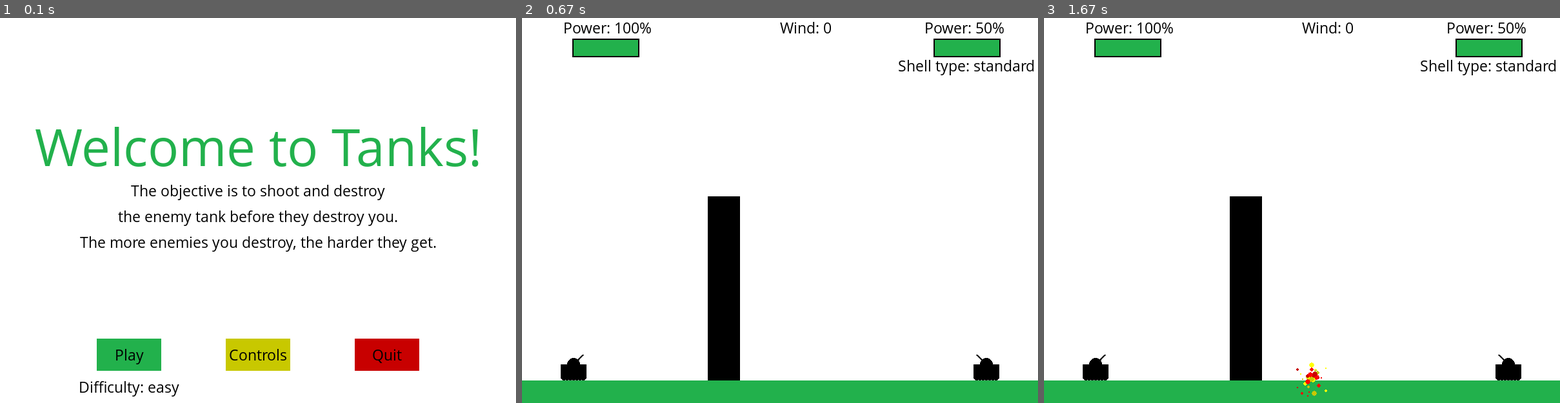
Above: before the commit, frames 1-3 (left to right).
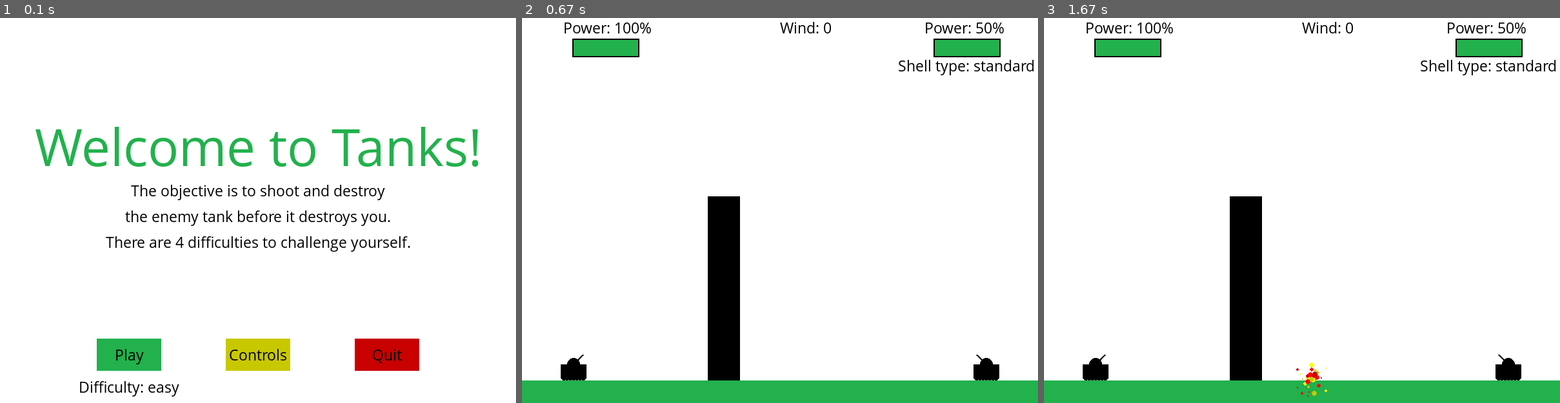
Above: after the commit, the same moments.

Repository: vidim888/Tanks
Game: pygame game, started from PyGame second2.py
Same seed, same stepped clock (60 frames per second), same inputs: the game is played once before the commit and once after it.
Inputs:
- Up to frame 1 (0.1 s): no input
- Up to frame 2 (0.67 s): click "Play" at 0.38 s
- Up to frame 3 (1.67 s): tap Space at 0.67 s

The runs differ from the first frame. In frame 1, 1.7% of the frame differs, in the area x 15-85%, y 50-61%; in frame 2, nothing differs; in frame 3, nothing differs.

Commit message:
Comments deleting and changing messages.
Deleted all comments from the code and made messages more correct and
informational.

Diff:
--- a/PyGame second2.py
+++ b/PyGame second2.py
@@ -16,15 +16,13 @@
 standard = FireShell(1, 50, [1, 5], 50, 5, 10, "standard")
 sniper = FireShell(3, 4, [10, 20], 20, 2, 150, "sniper")
 high_explosive = FireShell(0.5, 25, [3, 7], 70, 7, 5, "high-explosive")
-splinter = FireShell(3, 300, [3, 7], 30, 3, 30, "splinter")
+splinter = FireShell(3, 300, [1, 7], 30, 3, 30, "splinter")
 shell_list = [standard, sniper, high_explosive, splinter]
 pygame.init()
 display_width = 800
 display_height = 600
 gameDisplay = pygame.display.set_mode((display_width, display_height))
 pygame.display.set_caption('Tanks')
-# icon = pygame.image.load("apple.png")
-# pygame.display.set_icon(icon)
 white = (255, 255, 255)
 grey = (170, 170, 170)
 black = (0, 0, 0)
@@ -50,8 +48,6 @@
 smallfont = pygame.font.SysFont("comicsansms", 25)
 medfont = pygame.font.SysFont("comicsansms", 50)
 largefont = pygame.font.SysFont("comicsansms", 85)
-# img = pygame.image.load('snakehead.png')
-# appleimg = pygame.image.load('apple.png')
 def score(score):
     text = smallfont.render("Score: "+str(score), True, black)
     gameDisplay.blit(text, [0,0])
@@ -83,9 +79,11 @@
         gameDisplay.fill(white)
         message_to_screen("Controls", green, -100, "large")
         message_to_screen("Fire: Spacebar", black, -30)
-        message_to_screen("Move Turret: Up and Down arrows", black, 10)
-        message_to_screen("Move Tank: Left and Right arrows", black, 50)
-        message_to_screen("Pause: P", black, 90)
+        message_to_screen("Move Turret: Up and Down arrows", black, 0)
+        message_to_screen("Move Tank: Left and Right arrows", black, 30)
+        message_to_screen("Change Power: W and S", black, 60)
+        message_to_screen("Change Fire Shell type: A and D", black, 90)
+        message_to_screen("Pause: P", black, 120)
         button("Play", 150, 500, 100, 50, green, light_green, "play")
         button("Main", 350, 500, 100, 50, yellow, light_yellow, "main")
         button("Quit", 550, 500, 100, 50, red, light_red, "quit")
@@ -147,13 +145,11 @@
         gameDisplay.fill(white)
         message_to_screen("Welcome to Tanks!", green, -100, "large")
         message_to_screen("The objective is to shoot and destroy", black, -30)
-        message_to_screen("the enemy tank before they destroy you.", black, 10)
-        message_to_screen("The more enemies you destroy, the harder they get.", black, 50)
-        # message_to_screen("Press C to play, P to pause or Q to quit",black,180)
+        message_to_screen("the enemy tank before it destroys you.", black, 10)
+        message_to_screen("There are 4 difficulties to challenge yourself.", black, 50)
         button("Play", 150, 500, 100, 50, green, light_green, "play", x)
         button("Controls", 350, 500, 100, 50, yellow, light_yellow, "controls", x)
         button("Quit", 550, 500, 100, 50, red, light_red, "quit", x)
-        # x = button("Difficulty: "+difficulty[x % 4], 100, 550, 200, 50, white, grey, "difficulty", x)
         textSurface, textRect = text_objects("Difficulty: "+difficulty[x % 4], black)
         x = button("Difficulty: "+difficulty[x % 4], 190-textRect[2]/2, 550, textRect[2]+20, 50, white, grey, "difficulty", x)
         pygame.display.update()
@@ -217,8 +213,6 @@
     turPosY = tankHeight*math.cos(angle)
     turPosX = tankHeight*math.sin(angle)
     shellPos = [x + turPosX, tankY - turPosY]
-    # yo = shellPos[1]
-    # xo = shellPos[0]
     dt = 0.1
     t = dt
     power_x = fire_power*math.sin(angle)
@@ -237,7 +231,6 @@
         check_x2 = shellPos[0] <= xlocation + barrier_width
         check_y1 = shellPos[1] >= display_height - randomHeight
         check_y2 = shellPos[1] <= display_height
-            # if shellPos[0] < 0 or shellPos[0] > 800 or shellPos[1] > 600 or shellPos[1] < -5000:
         if check_x1 and check_x2 and check_y1 and check_y2:
             if draw:
                 player_health, enemy_health = explosion(shellPos[0], shellPos[1], mainTankX, enemyTankX, player_health, enemy_health, shell_type)
@@ -257,7 +250,6 @@
                 enemy_health -= shell_type.hit_damage
                 return player_health, enemy_health
         if shellPos[1] > display_height - ground_height:
-            # hit_x = xo + power_x*((power_y+(power_y**2 + 2*a*(turPosY + display_height - ground_height - yo))**0.5)/a)
             hit_x = shellPos[0]
             hit_y = display_height - ground_height - 2
             if not draw:
@@ -354,7 +346,6 @@
         draw_everything(fire_power, enemy_power, wind, player_health, enemy_health, mainTankX, turretAngle, enemyTankX, enemyAngle, xlocation, randomHeight, shell_type)
         pygame.display.update()
         clock.tick(FPS)
-    # ideal_power = ((2*(((enemyTankX+tankHeight*math.sin(enemyAngle)-mainTankX-2*math.sin(enemyAngle)*a*(2*tankHeight*math.cos(enemyAngle)+display_height-ground_height-tankY))**2-(a**2-1)*((enemyTankX+tankHeight*math.sin(enemyAngle))**2+mainTankX**2-2*(enemyTankX+tankHeight*math.sin(enemyAngle))*mainTankX))**0.5-enemyTankX-tankHeight*math.sin(enemyAngle)+mainTankX+2*math.sin(enemyAngle)*a*(2*tankHeight*math.cos(enemyAngle)+display_height-ground_height-tankY)))/((a**2-1)*math.sin(2*enemyAngle)))**0.5
     if bot_power == 0:
         i_power = ideal_power
     else:
